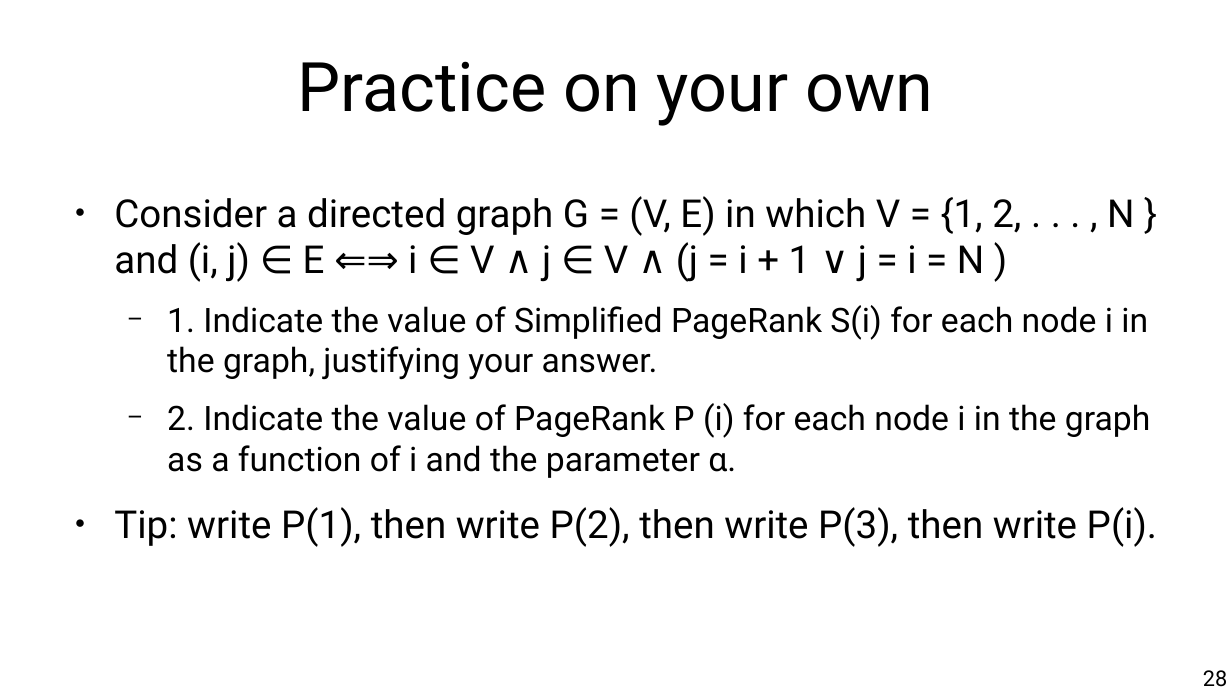
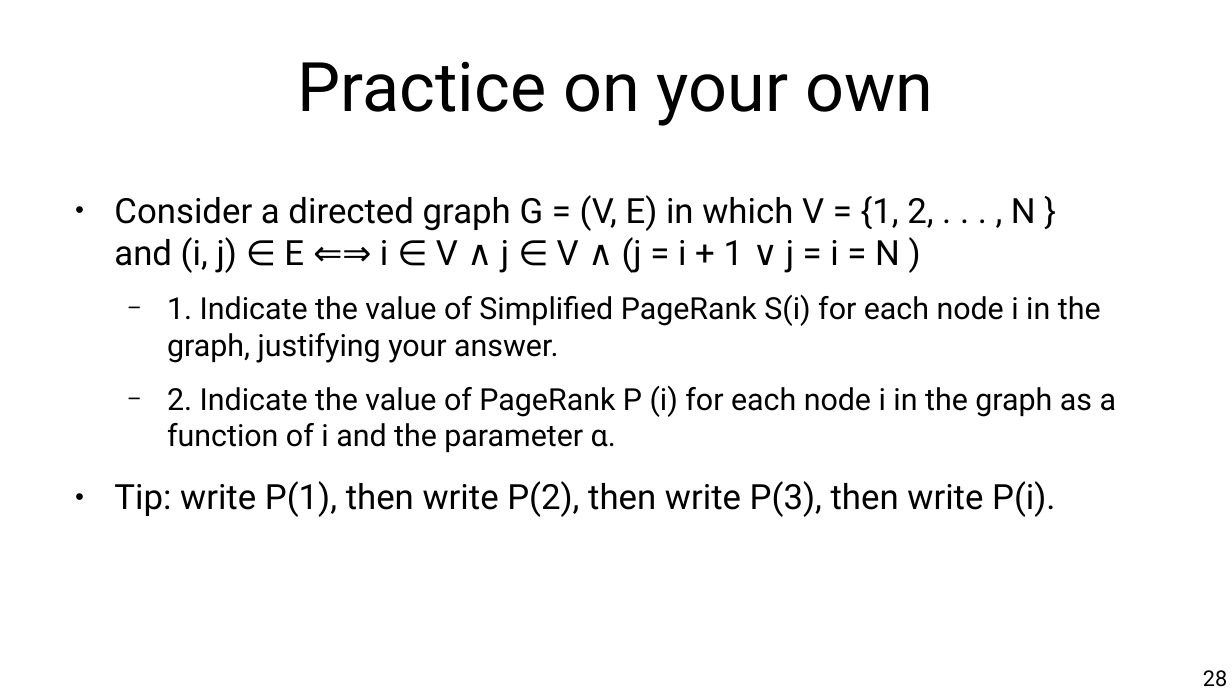
Before and after one commit to chatox/networks-science-course, a slide deck: slide 28 of theory/odp/tt15_pagerank.odp. Drawn at 1232x693 pixels with LibreOffice and Linux fonts; fonts in the diff are those of the drawing. Boxes give left, top, right and bottom in pixels: in the first picture for what was removed or moved away, otherwise in the second. Text is boxed around its words. In the diff, an @@ line names an element or a change of style, - is before the commit and + after.

```diff
--- a/theory/odp/tt15_pagerank.odp
+++ b/theory/odp/tt15_pagerank.odp
@@ text "Consider a directed graph G ..." at bbox=[114, 195, 1117, 517]: size 24.8 to 22.4 pt in "Consider a directed graph G = (V, ...", "Tip: write P(1), then write P(2), then ..."; size 21.7 to 19.6 pt in "1. Indicate the value of Simplified PageRank ...", "2. Indicate the value of PageRank P ..." @@
```
Also in this commit, not shown: 8 other slides changed, 1 slide added, 1 slide removed, 38 other files.
